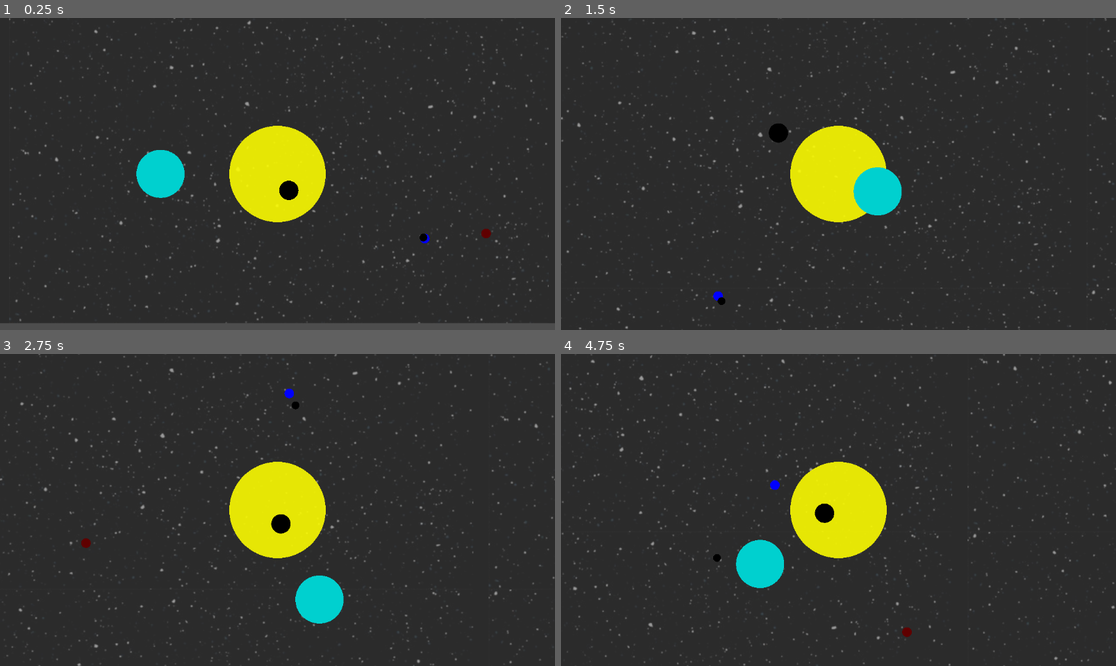
Above: before the commit, frames 1-4 (two rows, left to right).
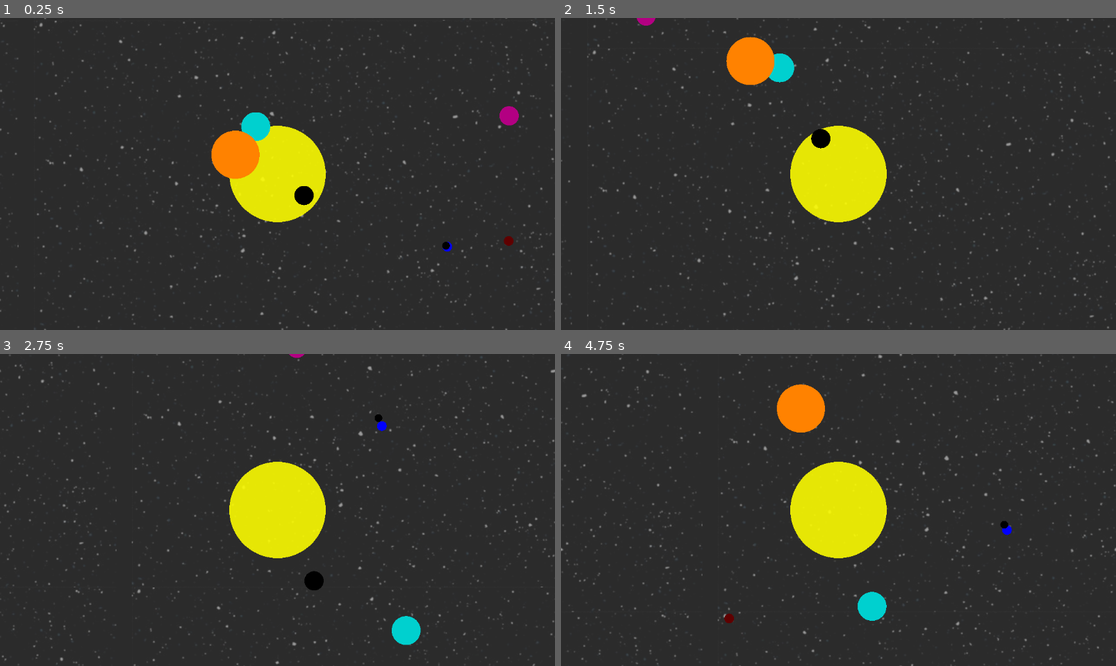
Above: after the commit, the same moments.

Repository: VarunVejalla/Literary-Games
Game: Godot game, scene res://Scenes/Universe.tscn
The game is run twice, just before and just after one commit, with the same random seed, the same clock (stepped at 60 frames per second) and the same inputs.
Inputs:
- Up to frame 1 (0.25 s): no input
- Up to frame 2 (1.5 s): no input
- Up to frame 3 (2.75 s): no input
- Up to frame 4 (4.75 s): no input

The runs differ from the first frame. In frame 1, 7.4% of the frame differs, in the area x 0-100%, y 0-100%; in frame 2, 5.1%; in frame 3, 4.1%; in frame 4, 5.1%.

Commit message:
added planet

Diff:
--- a/HW4/Scenes/Universe.tscn
+++ b/HW4/Scenes/Universe.tscn
@@ -54,11 +54,23 @@
 [node name="Uranus" parent="." instance=ExtResource("3_768bh")]
 position = Vector2(247, 315)
 mass = 50.0
-radius = 50.0
+radius = 30.0
 color = Color(0, 0.815686, 0.811765, 1)
 
-[node name="Planet" parent="." instance=ExtResource("3_768bh")]
+[node name="Mystery" parent="." instance=ExtResource("3_768bh")]
 position = Vector2(555, 459)
 mass = 20.0
 radius = 20.0
 velocity = Vector2(100, 0)
+
+[node name="Sun2" parent="." instance=ExtResource("3_768bh")]
+position = Vector2(330, 221)
+mass = 800.0
+radius = 50.0
+color = Color(1, 0.509804, 0, 1)
+
+[node name="Purple" parent="." instance=ExtResource("3_768bh")]
+position = Vector2(970, 168)
+mass = 50.0
+radius = 20.0
+color = Color(0.701961, 0, 0.509804, 1)
